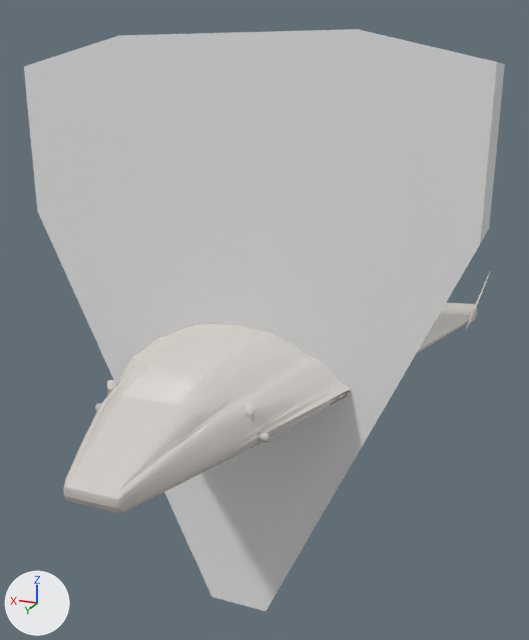
Renders of the Blender file cygnet/cygnet.blend from each side of a commit.
Both versions are drawn from a 50 mm lens placed at (-11.5, 27.5, 10.6), pointed at (-0.5, -0.5, 0.9). Every picture has the same lights, and +X, +Y and +Z are marked at lower left.

Objects in the first picture: 'Body', 'Cube', 'Cylinder.011', 'DockingColarCover'.
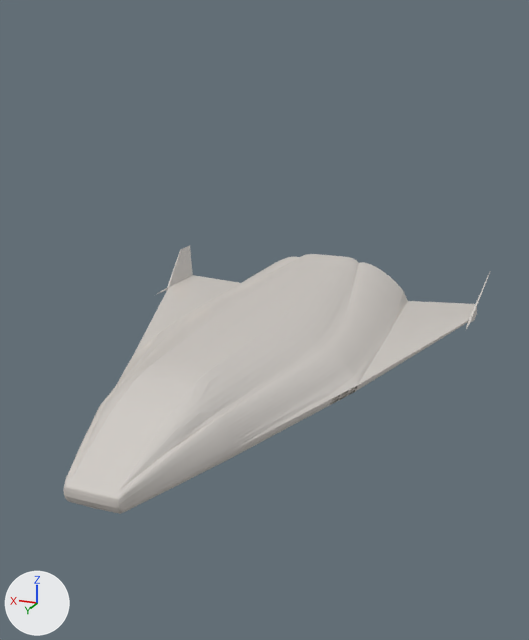
Location of each change, (x1, y1, x2, y2) in pixels of the pictures (529 x 640 px):
'Cube', hidden: before (24, 29, 505, 611)
'Cylinder.011', hidden: before (95, 380, 269, 448)

The change, as a list of edits to the scene's bpy script:
```text
Change ob_cube:
    ob_cube.rotation_euler: (0.0, 0.0, 0.0) -> (1.571, 0.0, 0.0)  # degrees (0, 0, 0) -> degrees (90, 0, 0)
    add ob_cube.hide_set(True)  # its collection is switched off
Change ob_cylinder_011:
    ob_cylinder_011.rotation_euler: (0.0, 0.0, 0.0) -> (1.571, 0.0, 0.0)  # degrees (0, 0, 0) -> degrees (90, 0, 0)
    add ob_cylinder_011.hide_set(True)  # its collection is switched off
```
